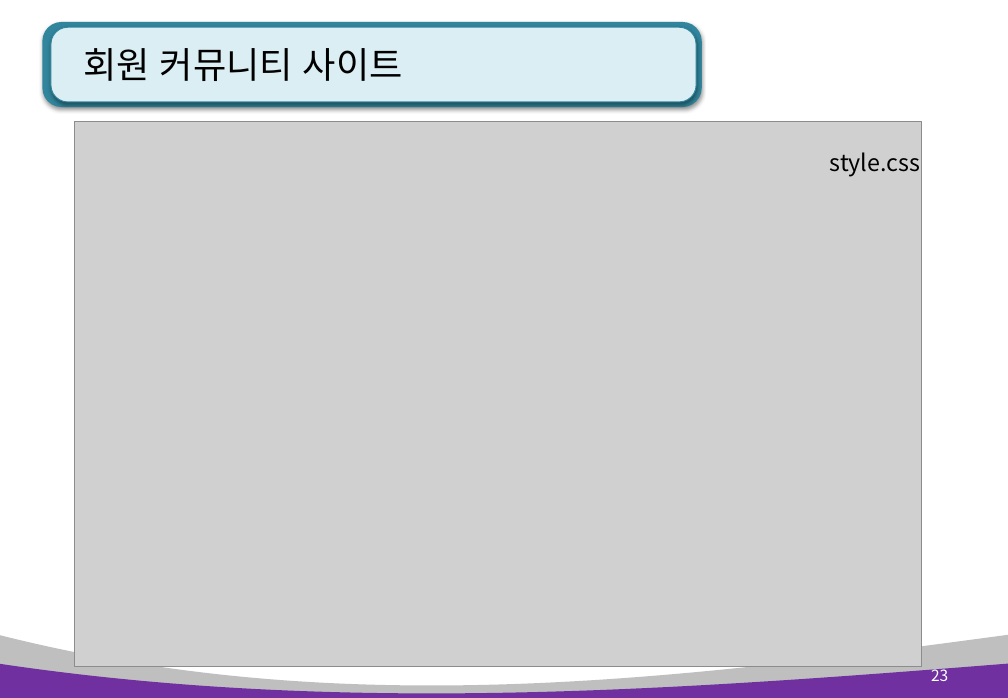
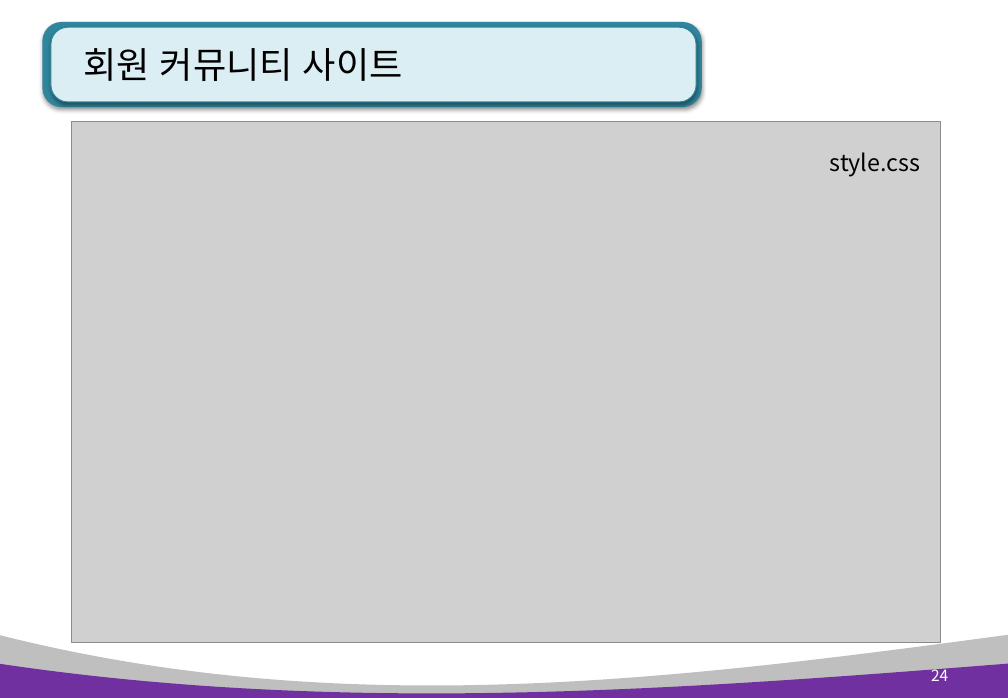
Before and after one commit to pshho/ngreen_project, a slide deck: slide 24 of pyWorks/자료/python_ppt/flask project - 회원 커뮤니티(게시판) .pptx (slide 23 before the commit). Drawn at 1008x698 pixels with LibreOffice and Linux fonts; fonts in the diff are those of the drawing; grey boxes stand for pictures. Boxes give left, top, right and bottom in pixels: in the first picture for what was removed or moved away, otherwise in the second. Text is boxed around its words. In the diff, an @@ line names an element or a change of style, - is before the commit and + after.

```diff
--- a/pyWorks/자료/python_ppt/flask project - 회원 커뮤니티(게시판) .pptx
+++ b/pyWorks/자료/python_ppt/flask project - 회원 커뮤니티(게시판) .pptx
@@ picture: place and size @@
-picture at (74,122,922,666)
+picture at (72,122,940,642)
@@ page number at (931,666,948,681): text changed @@
-23
+24
```
Also in this commit, not shown: 3 other slides changed, 7 slides added, 36 other files.
